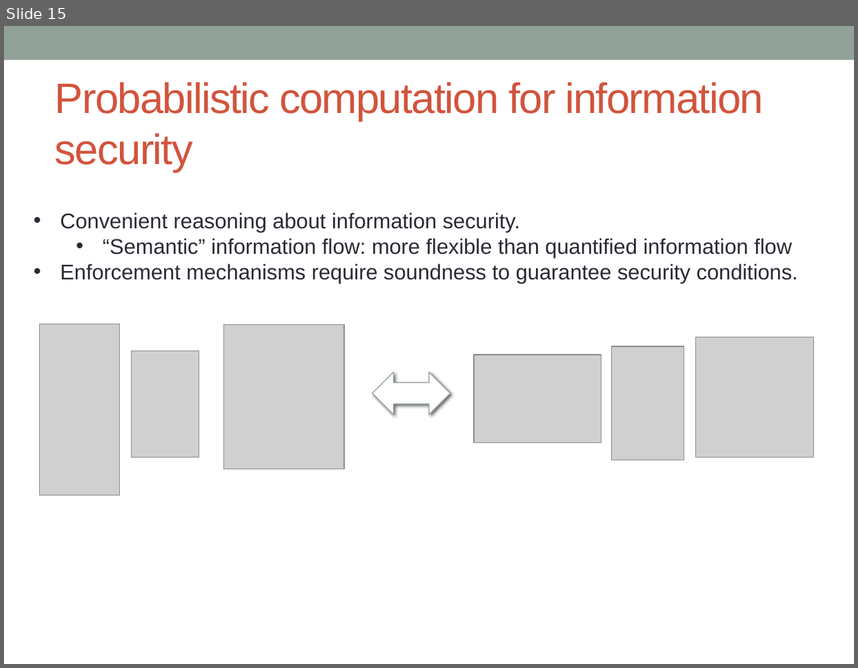
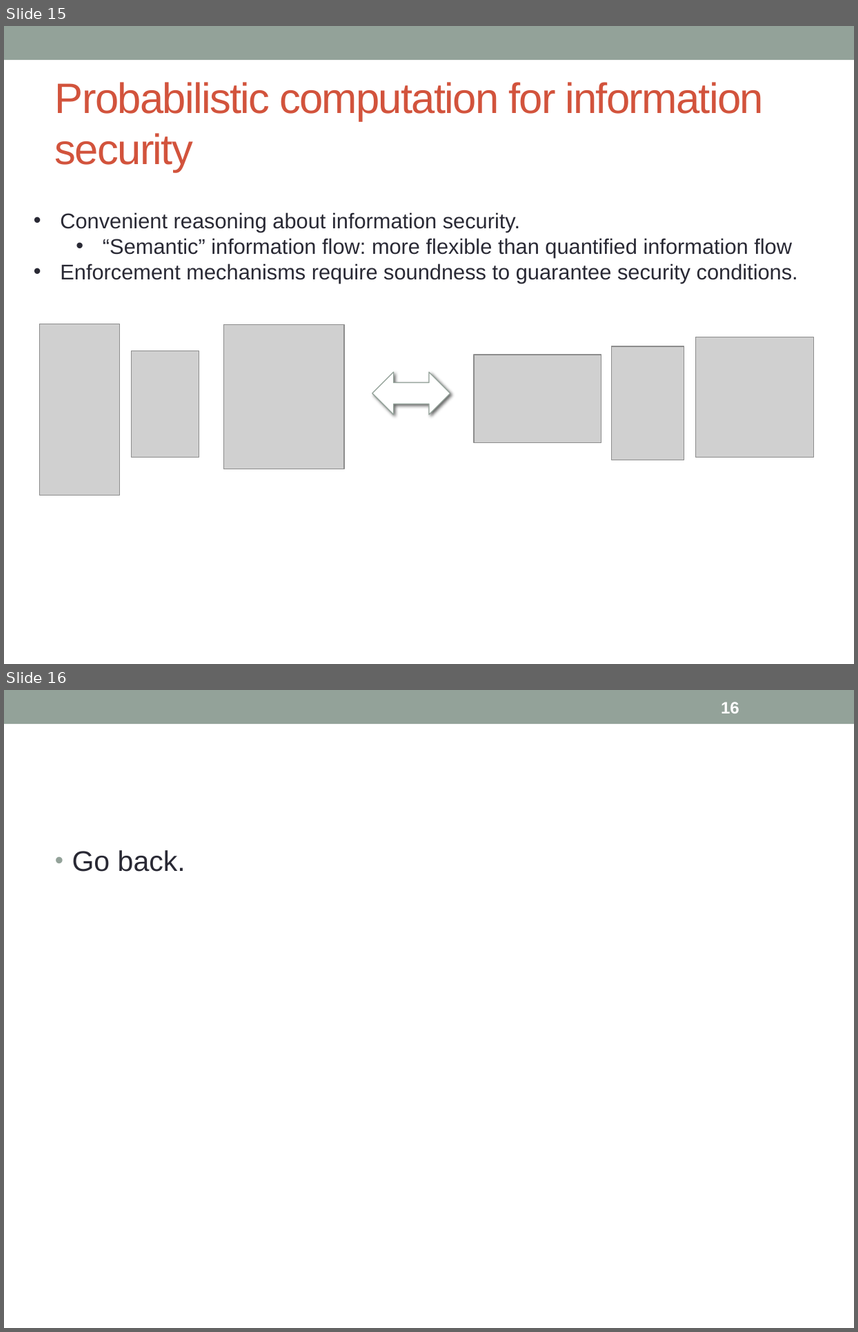
Before and after one commit to piotrm0/ppw12, a slide deck: pres/ppw12-pres.pptx. Shown one above the other, each under a label of ours: slide 15 before the commit, slides 15 and 16 after it. The pictures are 858x668 and 858x1332 pixels, drawn with LibreOffice and Linux fonts; fonts in the diff are those of the drawing; grey boxes stand for pictures. Boxes give left, top, right and bottom in pixels: in the first picture for what was removed or moved away, otherwise in the second. Text is boxed around its words. In the diff, an @@ line names an element or a change of style, - is before the commit and + after.

Commit message:
nit

```diff
--- a/pres/ppw12-pres.pptx
+++ b/pres/ppw12-pres.pptx
@@ slide 16 added at bbox=[4, 690, 854, 1328], background #FFFFFF; not listed: 1 template element that a slide beside it also shows @@
@@ page number added at bbox=[721, 702, 740, 713], 14 pt, text #FFFFFF, bold @@
+16
@@ text added at bbox=[72, 850, 185, 871], 24 pt, text #292934 @@
+• Go back.
```
Also in this commit, not shown: 1 slide removed.
